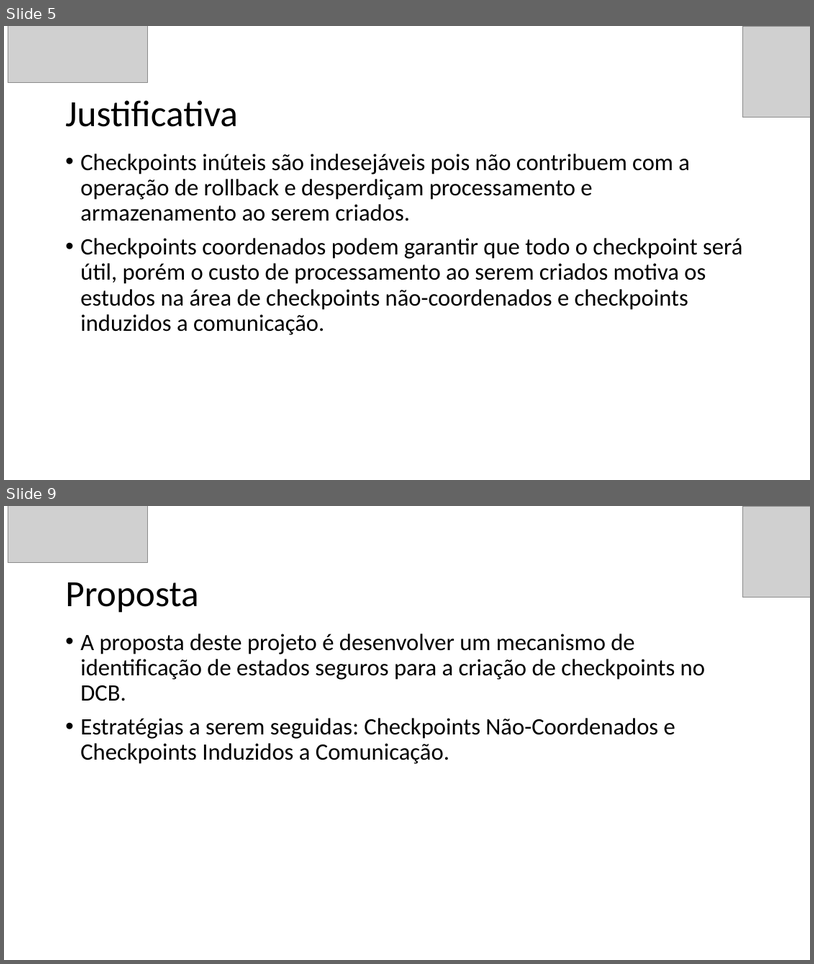
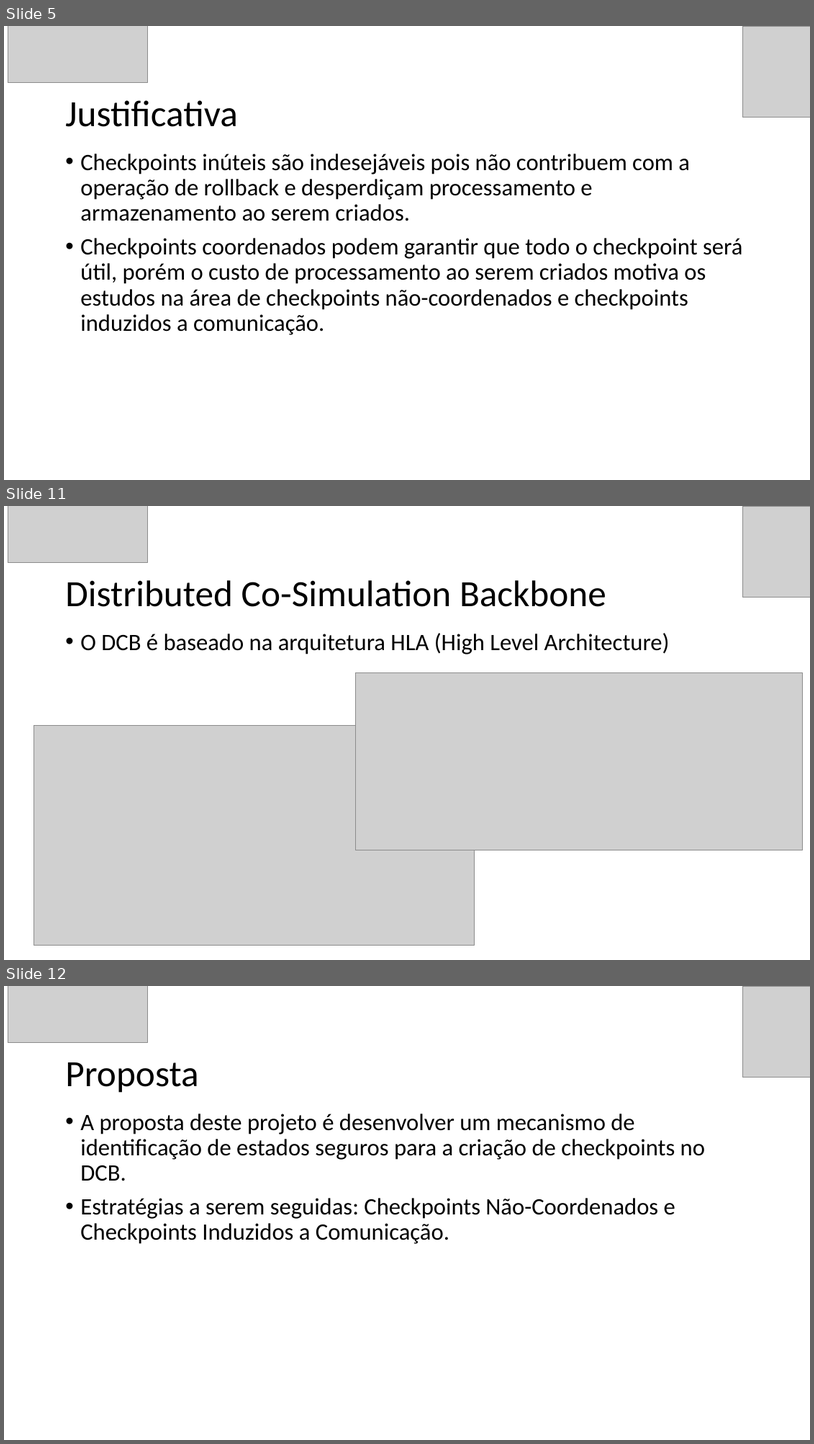
Before and after one commit to GuilhermeBizzani/TCC, a slide deck: Defesa Projeto.pptx. Shown one above the other, each under a label of ours: slides 5 and 9 before the commit, slides 5, 11 and 12 after it; the slides between them are not shown. The pictures are 814x964 and 814x1444 pixels, drawn with LibreOffice and Linux fonts; fonts in the diff are those of the drawing; grey boxes stand for pictures. Boxes give left, top, right and bottom in pixels: in the first picture for what was removed or moved away, otherwise in the second. Text is boxed around its words. In the diff, an @@ line names an element or a change of style, - is before the commit and + after.

```diff
--- a/Defesa Projeto.pptx
+++ b/Defesa Projeto.pptx
@@ slide 11 added at [4,506,810,960], background #FFFFFF @@
@@ picture added at [8,506,147,563] @@
@@ picture added at [743,506,810,597] @@
@@ title added at [65,580,607,607], 44 pt, text #000000 @@
+Distributed Co-Simulation Backbone
@@ text added at [80,633,670,654], 28 pt, text #000000 @@
+• O DCB é baseado na arquitetura HLA (High Level Architecture)
@@ picture added at [355,673,803,850] @@
@@ picture added at [34,725,475,944] @@
@@ what was slide 9 is now slide 12 @@
```
Also in this commit, not shown: 2 slides changed, 3 other slides added, 1 slide removed.
